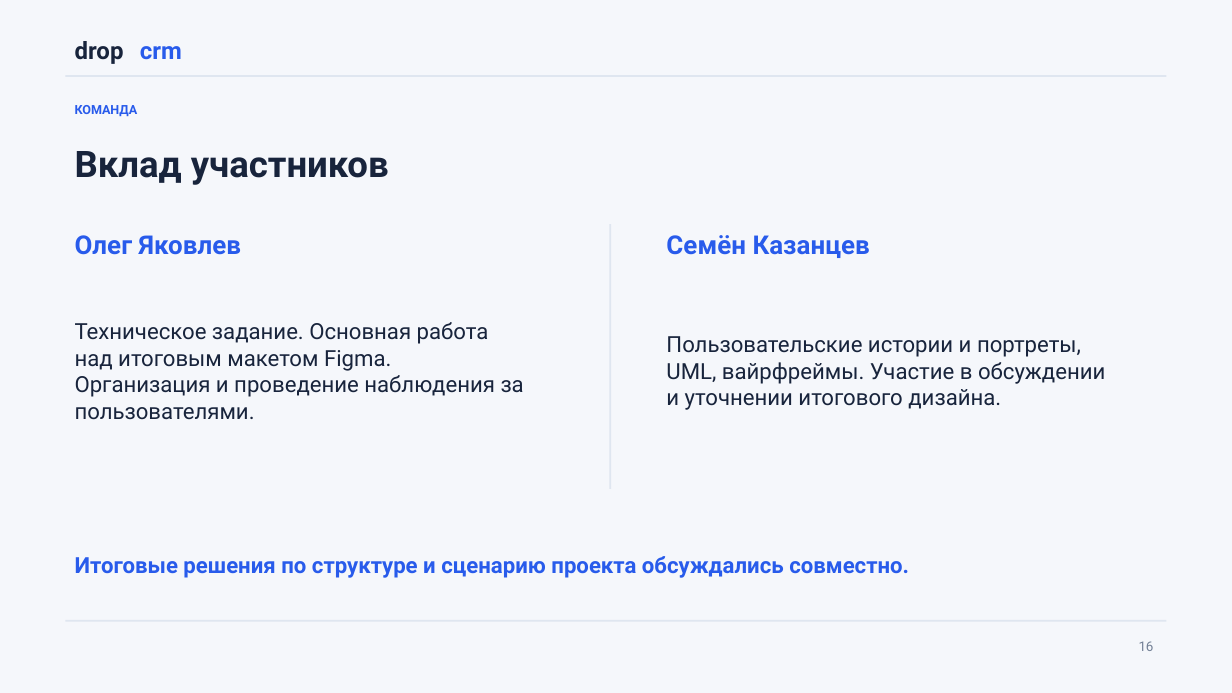
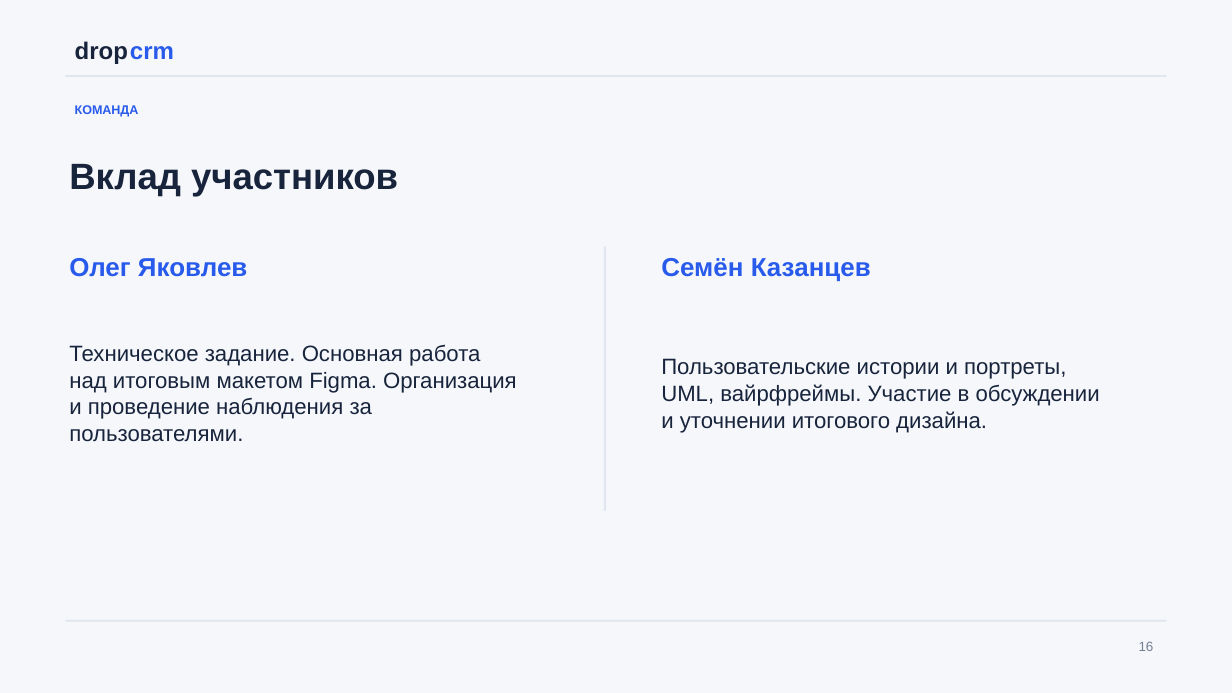
Before and after one commit to wertyqazx/DropCRM, a slide deck: slide 16 of DropCRM_Presentation_2026.pptx. Drawn at 1232x693 pixels with LibreOffice and Linux fonts; fonts in the diff are those of the drawing. Boxes give left, top, right and bottom in pixels: in the first picture for what was removed or moved away, otherwise in the second. Text is boxed around its words. In the diff, an @@ line names an element or a change of style, - is before the commit and + after.

```diff
--- a/DropCRM_Presentation_2026.pptx
+++ b/DropCRM_Presentation_2026.pptx
@@ text "crm": place and size @@
-text "crm" at bbox=[140, 46, 182, 60]
+text "crm" at bbox=[121, 32, 189, 66]
@@ text "Вклад участников": place and size @@
-text "Вклад участников" at bbox=[75, 151, 389, 185]
+text "Вклад участников" at bbox=[69, 164, 398, 197]
@@ text "Олег Яковлев": place and size @@
-text "Олег Яковлев" at bbox=[75, 235, 241, 255]
+text "Олег Яковлев" at bbox=[69, 258, 247, 277]
@@ 2 texts, 1 rectangle: place and size @@
-2 texts, 1 rectangle at bbox=[75, 225, 1105, 489]
+2 texts, 1 rectangle at bbox=[69, 247, 1100, 511]
@@ text "Семён Казанцев": place and size @@
-text "Семён Казанцев" at bbox=[666, 235, 870, 258]
+text "Семён Казанцев" at bbox=[661, 258, 871, 281]
@@ font Roboto to Arial in 9 elements at bbox=[66, 32, 139, 66], bbox=[75, 105, 139, 117], bbox=[1139, 641, 1154, 651], bbox=[121, 32, 189, 66], bbox=[69, 164, 398, 197], bbox=[661, 258, 871, 281], bbox=[661, 358, 1100, 433], bbox=[69, 258, 247, 277], bbox=[69, 344, 517, 442] @@
@@ text removed at bbox=[75, 556, 909, 578] @@
-Итоговые решения по структуре и сценарию проекта обсуждались совместно.
```
Also in this commit, not shown: 16 other slides changed.
